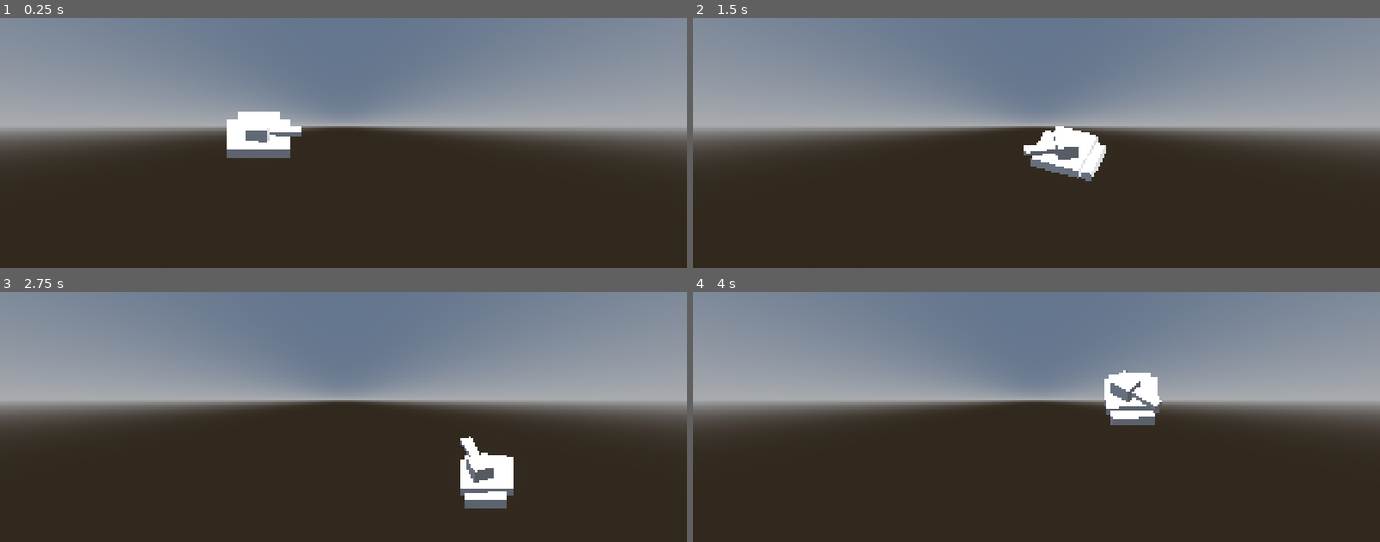
Above: before the commit, frames 1-4 (two rows, left to right).
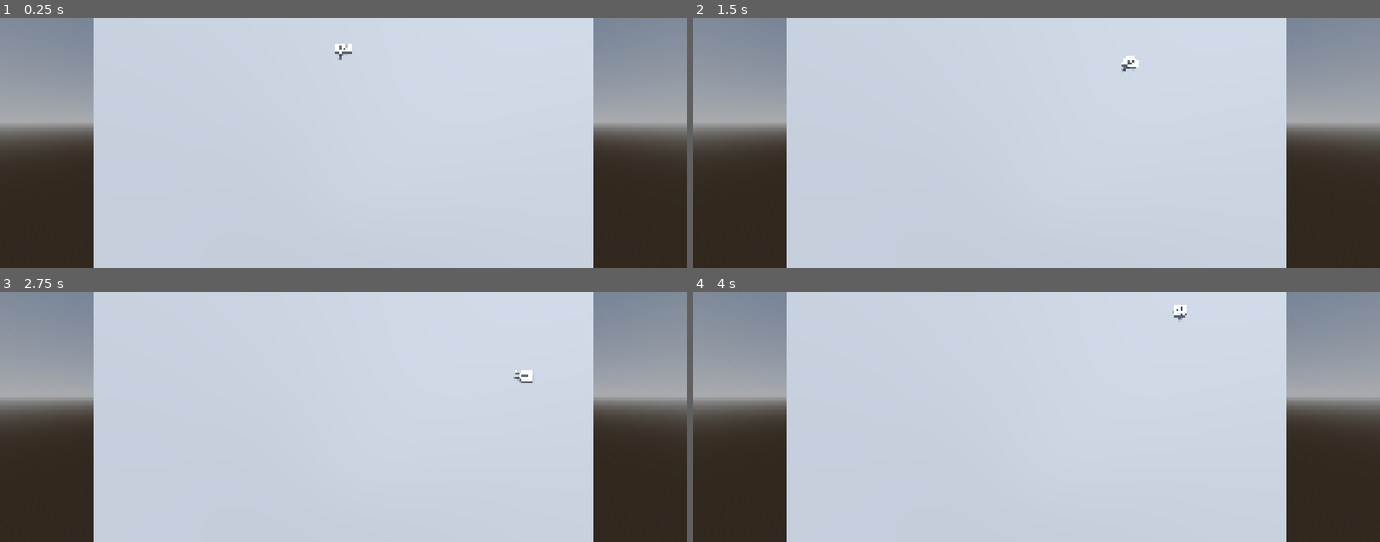
Above: after the commit, the same moments.

Repository: pepsp/tank
Game: Godot game, scene res://scenes/game.tscn
Same seed, same stepped clock (60 frames per second), same inputs: the game is played once before the commit and once after it.
Inputs (mouse positions are in pixels of both pictures, inside the frame that each line leads up to):
- Up to frame 1 (0.25 s): no input
- Up to frame 2 (1.5 s): move the mouse to (1187, 130) at 0.52 s; hold D (right) 0.53-1.28 s; move the mouse to (899, 155) at 1.27 s; hold S (down) from 1.28 s (still down)
- Up to frame 3 (2.75 s): move the mouse to (412, 362) at 2.02 s; release S (down) at 2.03 s; hold D (right) from 2.03 s (still down)
- Up to frame 4 (4 s): move the mouse to (1002, 467) at 2.77 s; release D (right) at 2.78 s; hold W (up) 2.78-3.53 s; move the mouse to (1242, 454) at 3.52 s; hold A (left) from 3.53 s (still down)

The runs differ from the first frame. In frame 1, 73% of the frame differs, in the area x 0-100%, y 0-100%; in frame 2, 73%; in frame 3, 73%; in frame 4, 73%.

Commit message:
level size change, pending

Diff:
--- a/scenes/game.tscn
+++ b/scenes/game.tscn
@@ -1,6 +1,7 @@
 [gd_scene format=3 uid="uid://b1upp6gkrgseb"]
 
 [ext_resource type="PackedScene" uid="uid://bip0786jkj4e3" path="res://scenes/player.tscn" id="1_uwrxv"]
+[ext_resource type="PackedScene" uid="uid://ikad7uuoc1s2" path="res://scenes/level.tscn" id="2_yqjtg"]
 
 [sub_resource type="ProceduralSkyMaterial" id="ProceduralSkyMaterial_8cj0n"]
 sky_horizon_color = Color(0.66224277, 0.6717428, 0.6867428, 1)
@@ -24,10 +25,13 @@
 environment = SubResource("Environment_yqjtg")
 
 [node name="Camera3D" type="Camera3D" parent="." unique_id=1333141614]
-transform = Transform3D(1, 0, 0, 0, 0.7071068, 0.7071068, 0, -0.7071068, 0.7071068, 0, 8.217705, 7.9933186)
-keep_aspect = 0
-h_offset = 5.0
+transform = Transform3D(1, 0, 0, 0, 0.70710677, 0.70710677, 0, -0.70710677, 0.70710677, 0, 5, 5)
 projection = 1
-size = 40.312
+size = 12.0
+near = 0.001
+far = 35.08
 
 [node name="Player" parent="." unique_id=1460161014 instance=ExtResource("1_uwrxv")]
+transform = Transform3D(1, 0, 0, 0, 1, 0, 0, 0, 1, 0, 0, -6.254446)
+
+[node name="Level" parent="." unique_id=1654944058 instance=ExtResource("2_yqjtg")]
--- a/scenes/level.tscn
+++ b/scenes/level.tscn
@@ -1,7 +1,7 @@
 [gd_scene format=3 uid="uid://ikad7uuoc1s2"]
 
 [sub_resource type="PlaneMesh" id="PlaneMesh_27a0t"]
-size = Vector2(20, 12)
+size = Vector2(24, 24)
 
 [node name="Level" type="Node3D" unique_id=1654944058]
 
--- a/scenes/player.gd
+++ b/scenes/player.gd
@@ -1,9 +1,9 @@
 
 extends CharacterBody3D
 
-@export var vel_giro: float = 13.0
-@export var vel_giro_canon: float = 7.0
-@export var velocidad: float = 9.0
+@export var vel_giro: float = 9.0
+@export var vel_giro_canon: float = 8.5
+@export var velocidad: float = 6.0
 
 @onready var cannon: Node3D = $tank/controller/cannon
 @onready var body2: Node3D = $tank/controller/body2
@@ -39,7 +39,7 @@
 
 	# Frente del cañón = -Z
 	var angulo_global := atan2(-hacia_mouse.x, -hacia_mouse.z)
-	cannon.global_rotation.y = lerp_angle(cannon.global_rotation.y, angulo_global, vel_giro * delta)
+	cannon.global_rotation.y = lerp_angle(cannon.global_rotation.y, angulo_global, vel_giro_canon * delta)
 
 func _mover_tanque(delta: float) -> void:
 	var input_dir := Input.get_vector("left", "right", "up", "down")
@@ -61,7 +61,7 @@
 
 		velocity.x = direction.x * velocidad_final
 		velocity.z = direction.z * velocidad_final
-		body2.rotation.y = lerp_angle(rot_actual, angulo_cuerpo, vel_giro_canon * delta)
+		body2.rotation.y = lerp_angle(rot_actual, angulo_cuerpo, vel_giro * delta)
 	else:
 		velocity.x = move_toward(velocity.x, 0, velocidad)
 		velocity.z = move_toward(velocity.z, 0, velocidad)
--- a/scenes/player.tscn
+++ b/scenes/player.tscn
@@ -230,7 +230,6 @@
 script = ExtResource("1_3vyb7")
 
 [node name="tank" type="Node3D" parent="." unique_id=1305541047]
-transform = Transform3D(5, 0, 0, 0, 5, 0, 0, 0, 5, 0, 0, 0)
 
 [node name="controller" type="Node3D" parent="tank" unique_id=325974997]
 
@@ -271,5 +270,4 @@
 mesh = SubResource("ArrayMesh_j2etl")
 
 [node name="CollisionShape3D" type="CollisionShape3D" parent="." unique_id=947724318]
-transform = Transform3D(5, 0, 0, 0, 5, 0, 0, 0, 5, 0, 0.52496696, -0.22829795)
 shape = SubResource("BoxShape3D_74fww")
